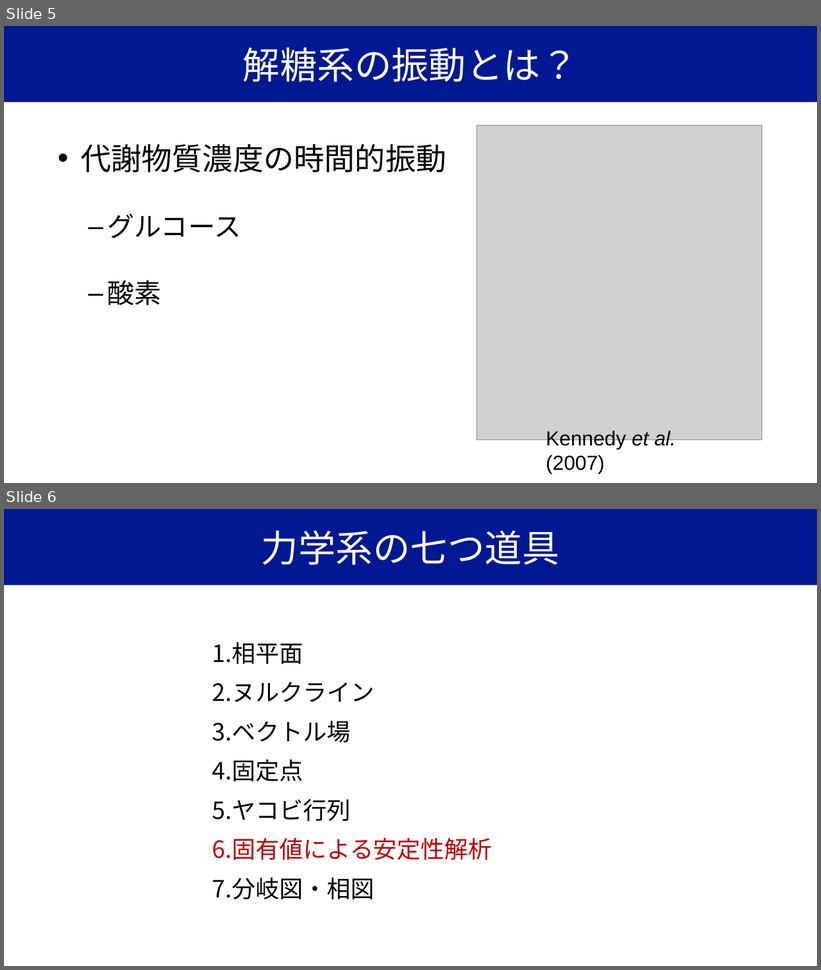
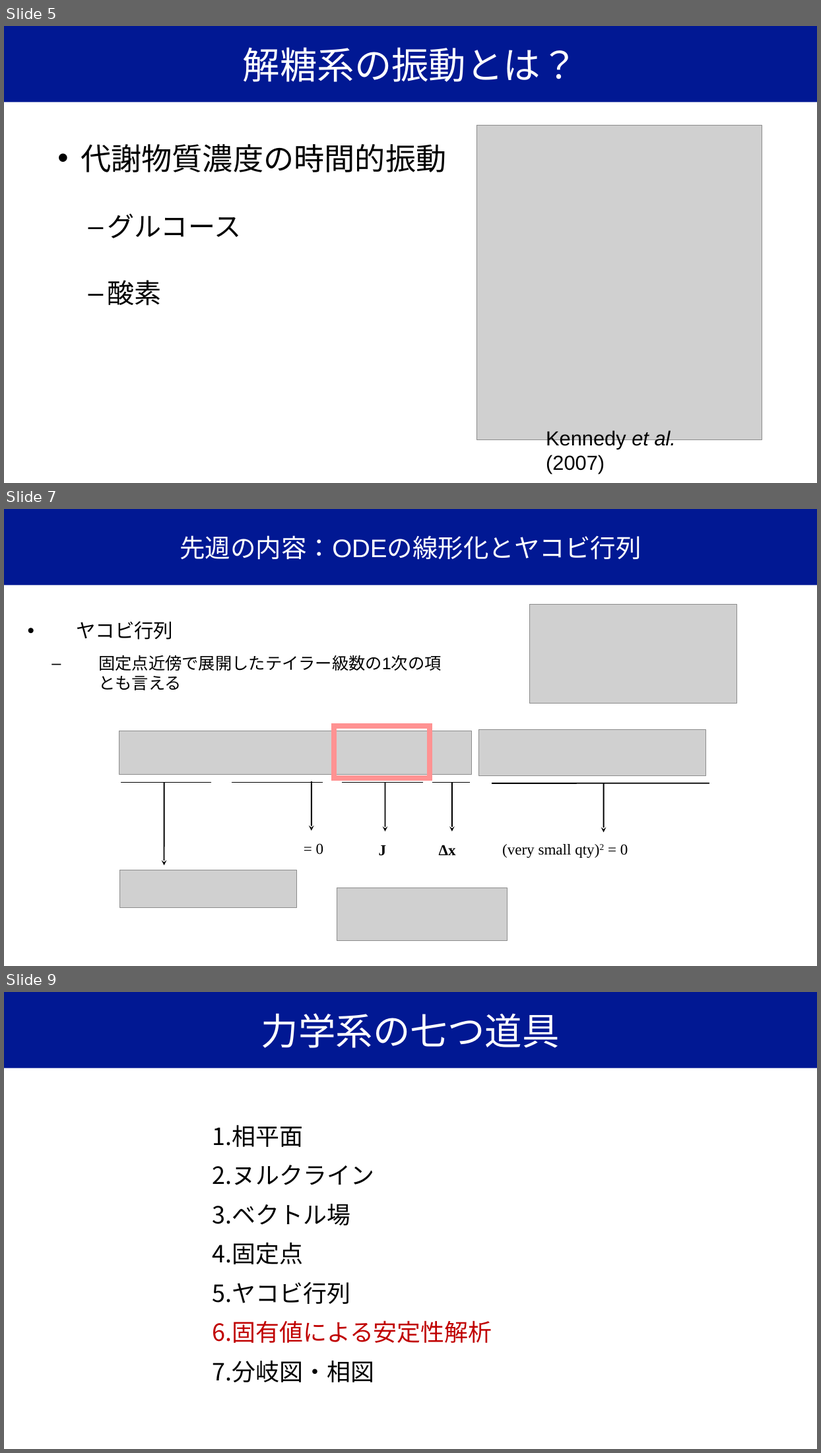
Before and after one commit to YugiLab/Lectures, a slide deck: DS2_2026/Day4/yugi_lecture4_oscillation.pptx. Shown one above the other, each under a label of ours: slides 5 and 6 before the commit, slides 5, 7 and 9 after it; the slides between them are not shown. The pictures are 821x970 and 821x1453 pixels, drawn with LibreOffice and Linux fonts; fonts in the diff are those of the drawing; grey boxes stand for pictures. Boxes give left, top, right and bottom in pixels: in the first picture for what was removed or moved away, otherwise in the second. Text is boxed around its words. In the diff, an @@ line names an element or a change of style, - is before the commit and + after.

```diff
--- a/DS2_2026/Day4/yugi_lecture4_oscillation.pptx
+++ b/DS2_2026/Day4/yugi_lecture4_oscillation.pptx
@@ slide 7 added at (x1=4, y1=509, x2=817, y2=966), background #FFFFFF @@
@@ title added at (x1=4, y1=509, x2=817, y2=586), fill #011893, 30 pt, text #FFFFFF @@
+先週の内容：ODEの線形化とヤコビ行列
@@ picture added at (x1=530, y1=605, x2=737, y2=704) @@
@@ text added at (x1=76, y1=621, x2=441, y2=671), 19.7 pt, text #000000 @@
+• ヤコビ行列
+  – 固定点近傍で展開したテイラー級数の1次の項とも言える
@@ rectangle added at (x1=334, y1=726, x2=430, y2=779), outline #FF9292 6 pt @@
@@ picture added at (x1=120, y1=731, x2=472, y2=775) @@
@@ picture added at (x1=479, y1=730, x2=706, y2=776) @@
@@ line added from (121, 783) to (211, 783), #000000 1.5 pt @@
@@ arrow added from (164, 783) to (164, 866), #000000 1.5 pt @@
@@ line added from (232, 783) to (322, 783), #000000 1.5 pt @@
@@ arrow added from (312, 782) to (312, 831), #000000 1.5 pt @@
@@ line added from (342, 783) to (424, 783), #000000 1.5 pt @@
@@ arrow added from (385, 783) to (385, 832), #000000 1.5 pt @@
@@ line added from (433, 783) to (470, 783), #000000 1.5 pt @@
@@ arrow added from (452, 783) to (452, 832), #000000 1.5 pt @@
@@ line added from (492, 784) to (710, 784), #000000 1.5 pt @@
@@ arrow added from (604, 784) to (604, 833), #000000 1.5 pt @@
@@ text added at (x1=316, y1=844, x2=324, y2=855), 18 pt, text #000000 @@
+= 0
@@ text added at (x1=439, y1=845, x2=456, y2=855), 18 pt, text #000000, bold @@
+Δx
@@ text added at (x1=502, y1=844, x2=628, y2=858), 18 pt, text #000000 @@
+(very small qty)2 = 0
@@ text added at (x1=379, y1=846, x2=387, y2=856), 18 pt, text #000000, bold @@
+J
@@ picture added at (x1=120, y1=871, x2=296, y2=908) @@
@@ picture added at (x1=337, y1=889, x2=507, y2=941) @@
@@ what was slide 6 is now slide 9 @@
```
Also in this commit, not shown: 3 slides changed, 2 other slides added, 4 other files.
